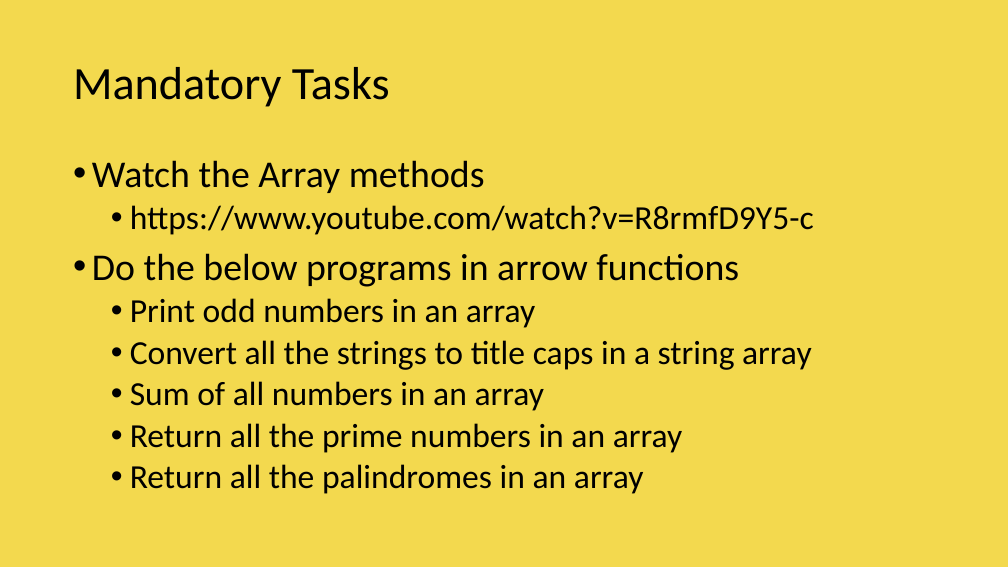
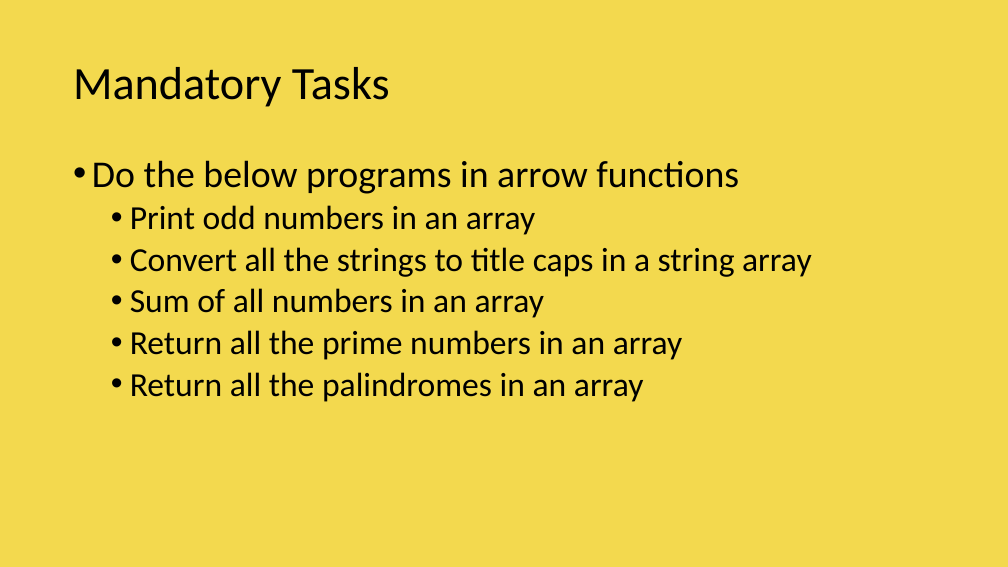
Before and after one commit to vishwanantha/javascript-101, a slide deck: slide 53 of ppt/001 - DataTypes.pptx (slide 46 before the commit). Drawn at 1008x567 pixels with LibreOffice and Linux fonts; fonts in the diff are those of the drawing. Boxes give left, top, right and bottom in pixels: in the first picture for what was removed or moved away, otherwise in the second. Text is boxed around its words. In the diff, an @@ line names an element or a change of style, - is before the commit and + after.

```diff
--- a/ppt/001 - DataTypes.pptx
+++ b/ppt/001 - DataTypes.pptx
@@ text at (92,160,814,235): paragraphs removed @@
-• Watch the Array methods
-  • https://www.youtube.com/watch?v=R8rmfD9Y5-c
```
Also in this commit, not shown: 6 other slides changed, 7 slides added, 1 other file.
